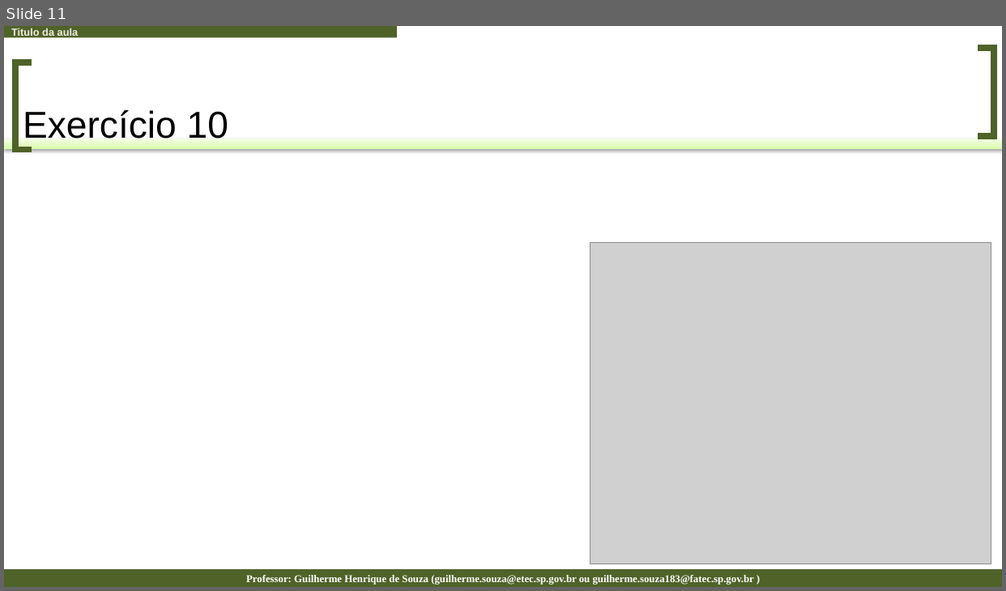
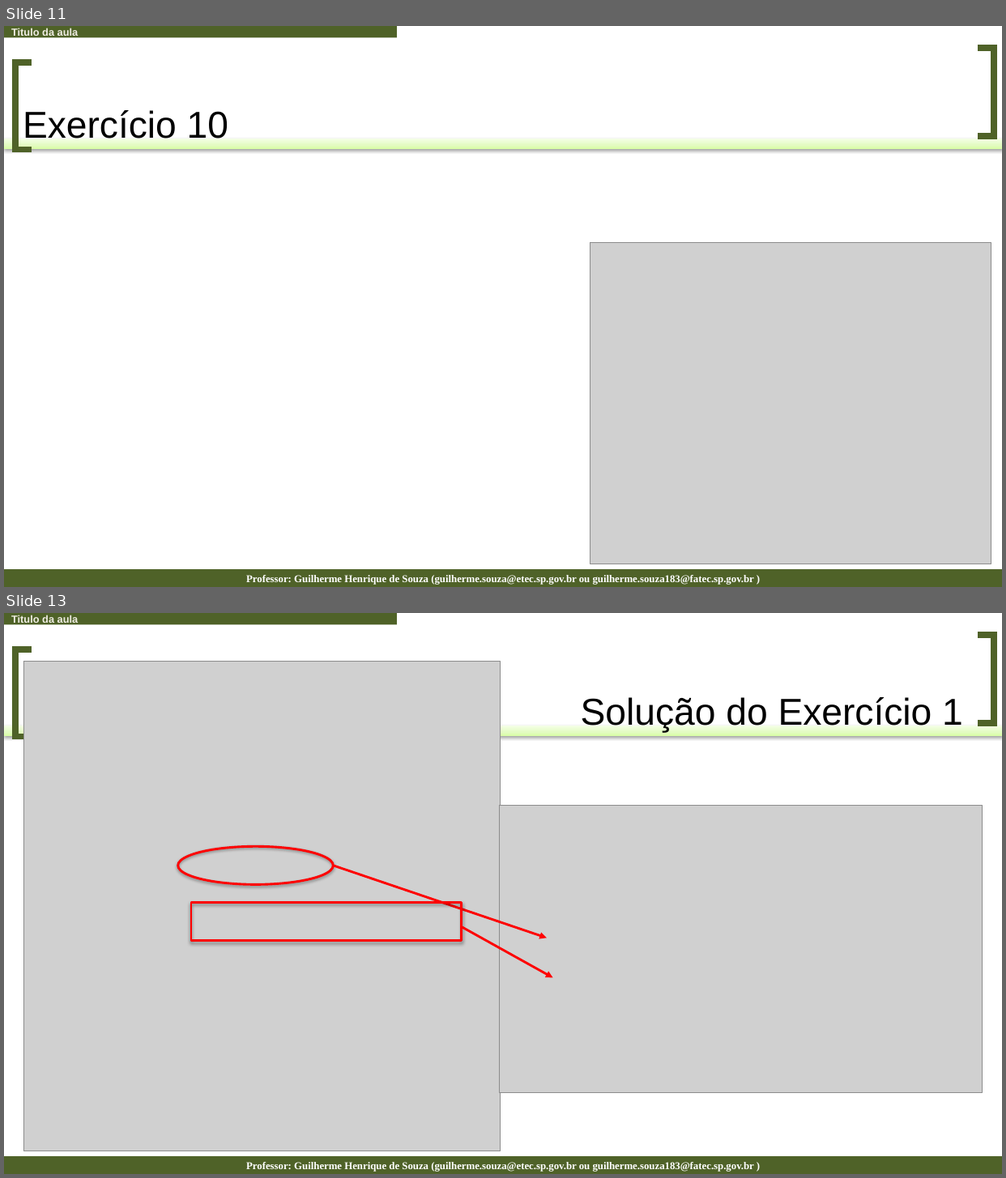
Before and after one commit to guilhermehsouza/AulaReact, a slide deck: Aula 06 - Estudo de Estados no React - Parte 3 - Exercícios.pptx. Shown one above the other, each under a label of ours: slide 11 before the commit, slides 11 and 13 after it; the slides between them are not shown. The pictures are 1006x591 and 1006x1178 pixels, drawn with LibreOffice and Linux fonts; fonts in the diff are those of the drawing; grey boxes stand for pictures. Boxes give left, top, right and bottom in pixels: in the first picture for what was removed or moved away, otherwise in the second. Text is boxed around its words. In the diff, an @@ line names an element or a change of style, - is before the commit and + after.

```diff
--- a/Aula 06 - Estudo de Estados no React - Parte 3 - Exercícios.pptx
+++ b/Aula 06 - Estudo de Estados no React - Parte 3 - Exercícios.pptx
@@ slide 13 added at box(4, 613, 1002, 1174), background #FFFFFF; not listed: 5 template elements that a slide beside it also shows @@
@@ picture added at box(24, 661, 501, 1152) @@
@@ title added at box(581, 697, 963, 733), 36 pt, text #000000 @@
+Solução do Exercício 1
@@ picture added at box(500, 806, 982, 1093) @@
@@ ellipse added at box(177, 846, 333, 884), outline #FF0000 2.25 pt @@
@@ arrow added from (334, 866) to (547, 938), #FF0000 2.25 pt @@
@@ rectangle added at box(191, 903, 462, 941), outline #FF0000 2.25 pt @@
@@ arrow added from (462, 926) to (552, 978), #FF0000 2.25 pt @@
```
Also in this commit, not shown: 5 other slides added, 1 other file.
